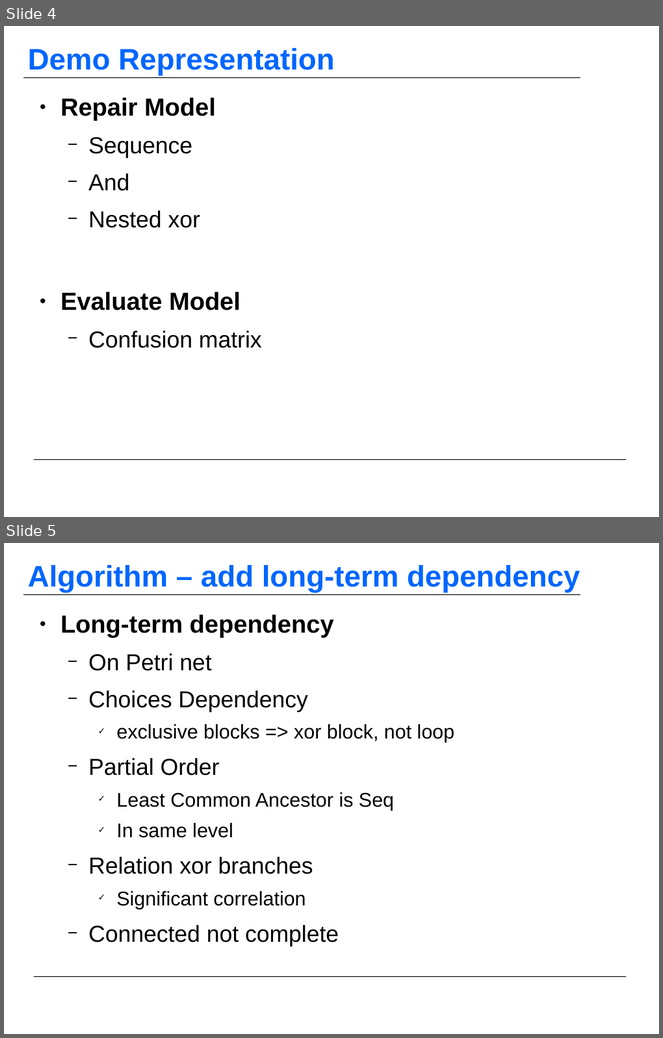
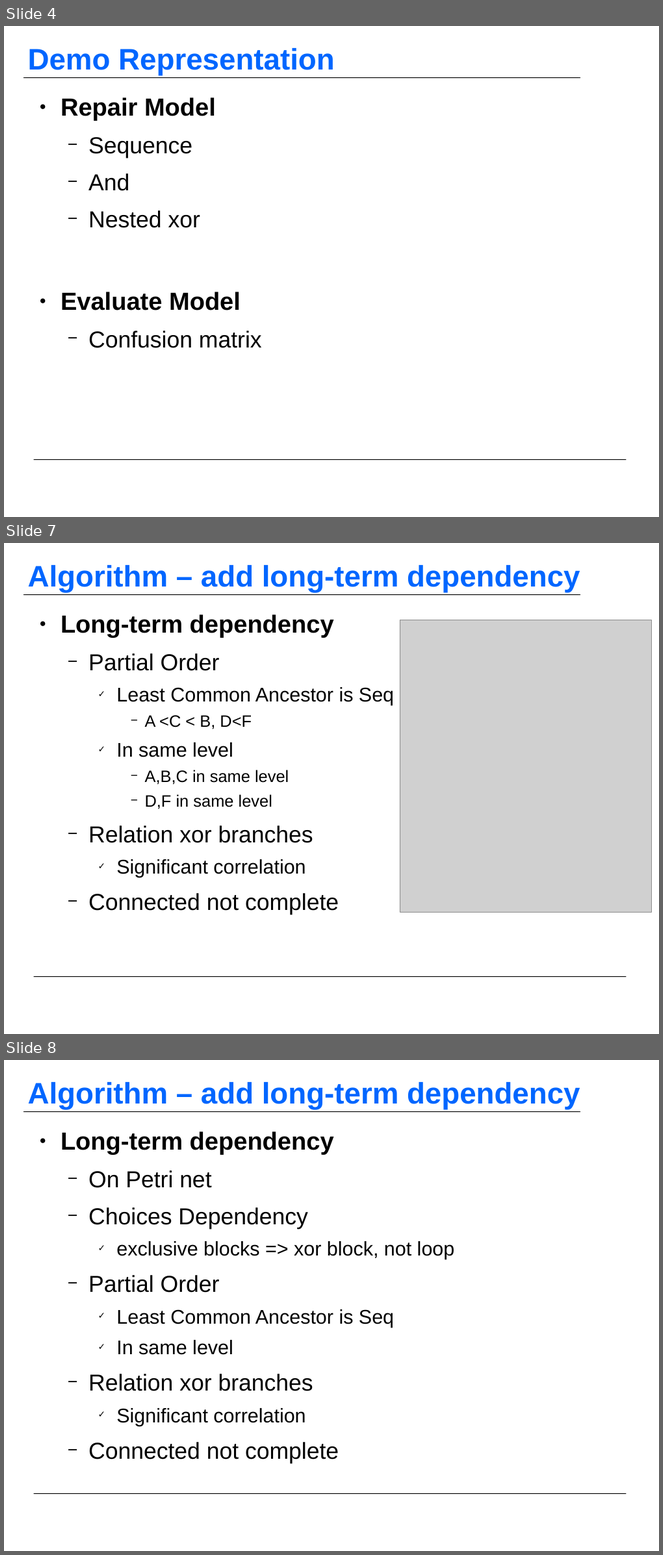
Before and after one commit to KFDing/masterthesis, a slide deck: official_report/MasterThesis_Report_Final_01.odp. Shown one above the other, each under a label of ours: slides 4 and 5 before the commit, slides 4, 7 and 8 after it; the slides between them are not shown. The pictures are 663x1038 and 663x1555 pixels, drawn with LibreOffice and Linux fonts; fonts in the diff are those of the drawing; grey boxes stand for pictures; background and template pictures are left out. Boxes give left, top, right and bottom in pixels: in the first picture for what was removed or moved away, otherwise in the second. Text is boxed around its words. In the diff, an @@ line names an element or a change of style, - is before the commit and + after.

```diff
--- a/official_report/MasterThesis_Report_Final_01.odp
+++ b/official_report/MasterThesis_Report_Final_01.odp
@@ slide 7 added at (4,543,659,1034), background #FFFFFF; not listed: 2 template elements that a slide beside it also shows @@
@@ title added at (28,565,581,592), 36 pt, text #0066FF, bold @@
+Algorithm – add long-term dependency
@@ text added at (61,615,394,915), 24 pt, text #000000 @@
+● Long-term dependency
+  − Partial Order
+    ✓ Least Common Ancestor is Seq
+      − A <C < B, D<F
+    ✓ In same level
+      − A,B,C in same level
+      − D,F in same level
+  − Relation xor branches
+    ✓ Significant correlation
+  − Connected not complete
@@ picture added at (400,620,652,913) @@
@@ what was slide 5 is now slide 8 @@
```
Also in this commit, not shown: 5 slides changed, 2 other slides added, 2 other files.
